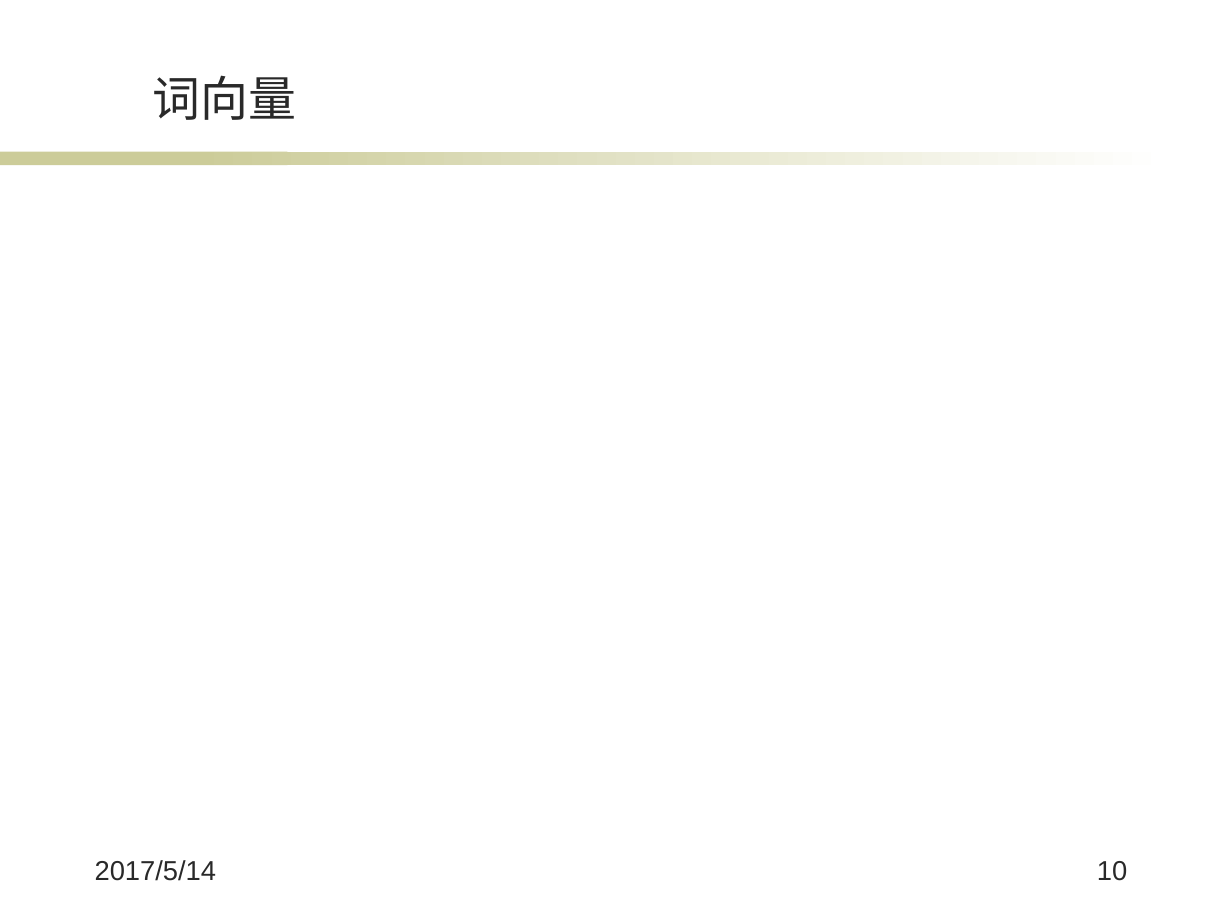
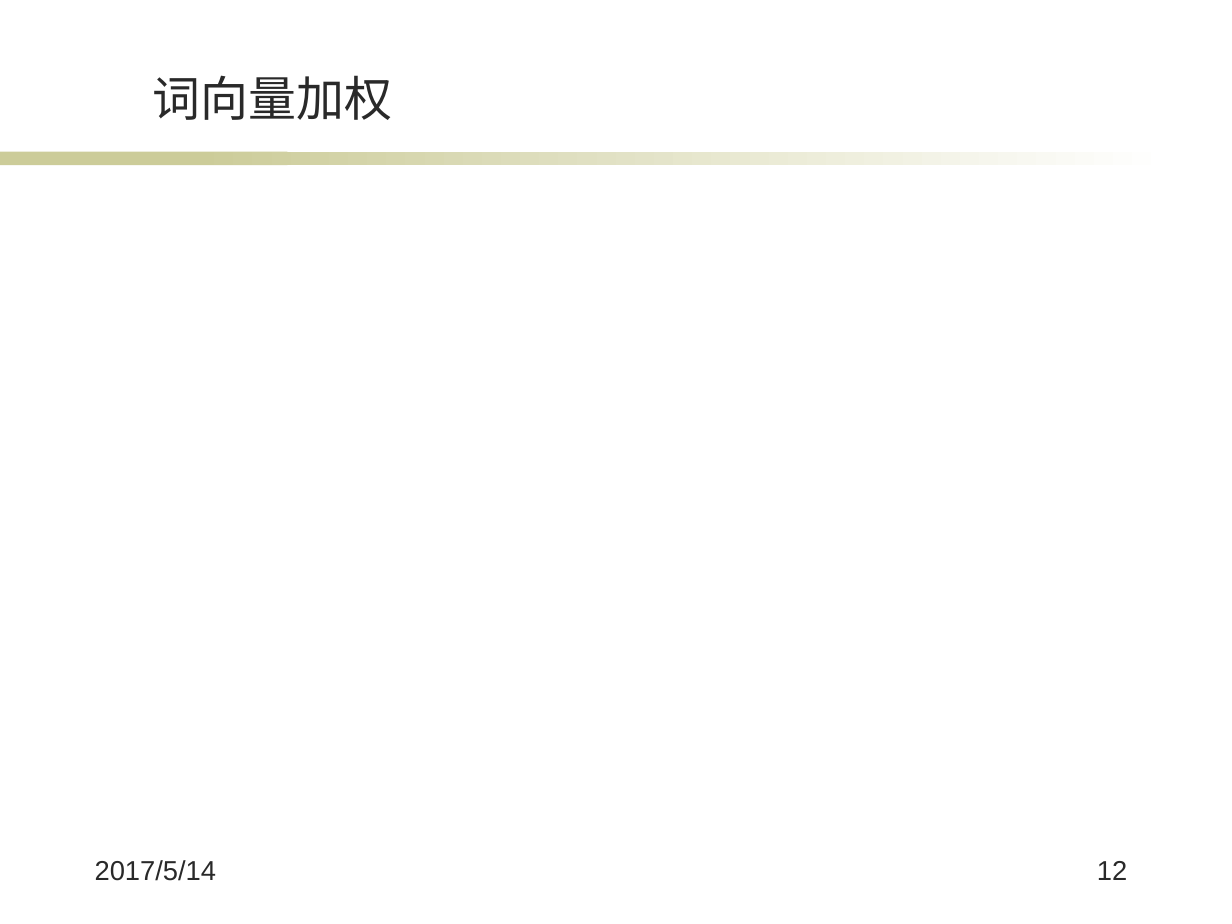
Before and after one commit to wqpod2g/paper, a slide deck: slide 12 of 毕业答辩ppt.pptx (slide 10 before the commit). Drawn at 1232x924 pixels with LibreOffice and Linux fonts; fonts in the diff are those of the drawing; grey boxes stand for pictures; background and template pictures are left out. Boxes give left, top, right and bottom in pixels: in the first picture for what was removed or moved away, otherwise in the second. Text is boxed around its words. In the diff, an @@ line names an element or a change of style, - is before the commit and + after.

```diff
--- a/毕业答辩ppt.pptx
+++ b/毕业答辩ppt.pptx
@@ title at bbox=[153, 75, 392, 120]: text changed @@
-词向量
+词向量加权
@@ page number at bbox=[1097, 861, 1127, 880]: text changed @@
-10
+12
```
Also in this commit, not shown: 13 other slides changed, 4 slides added, 4 slides removed, 1 other file.
